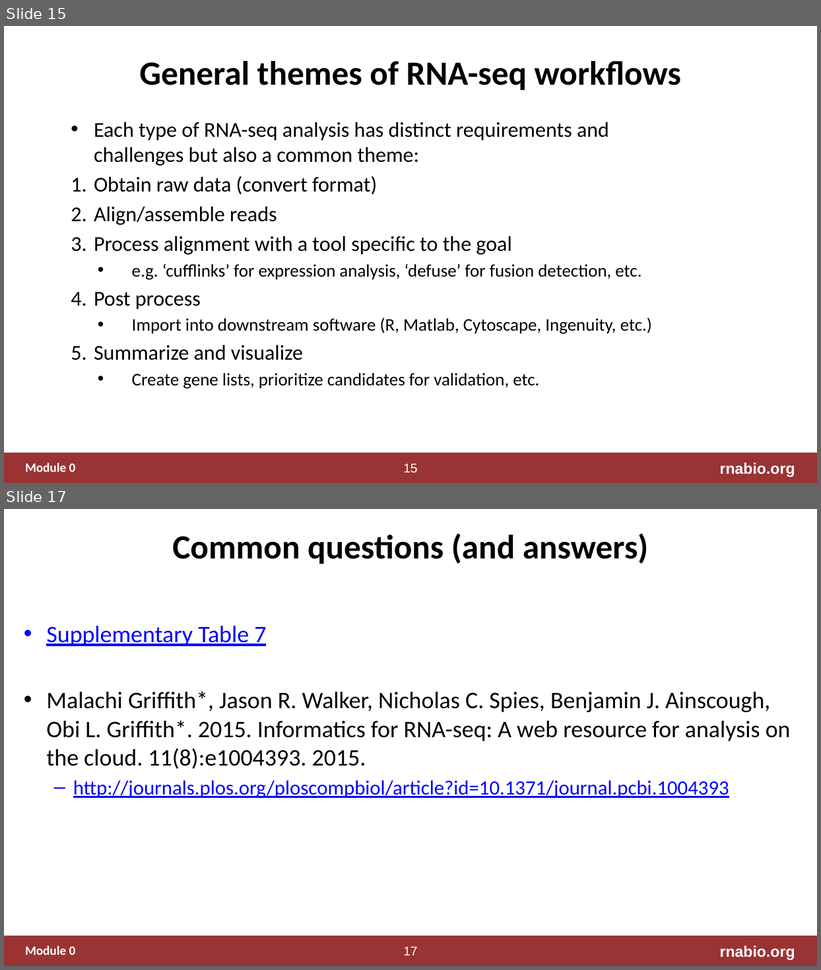
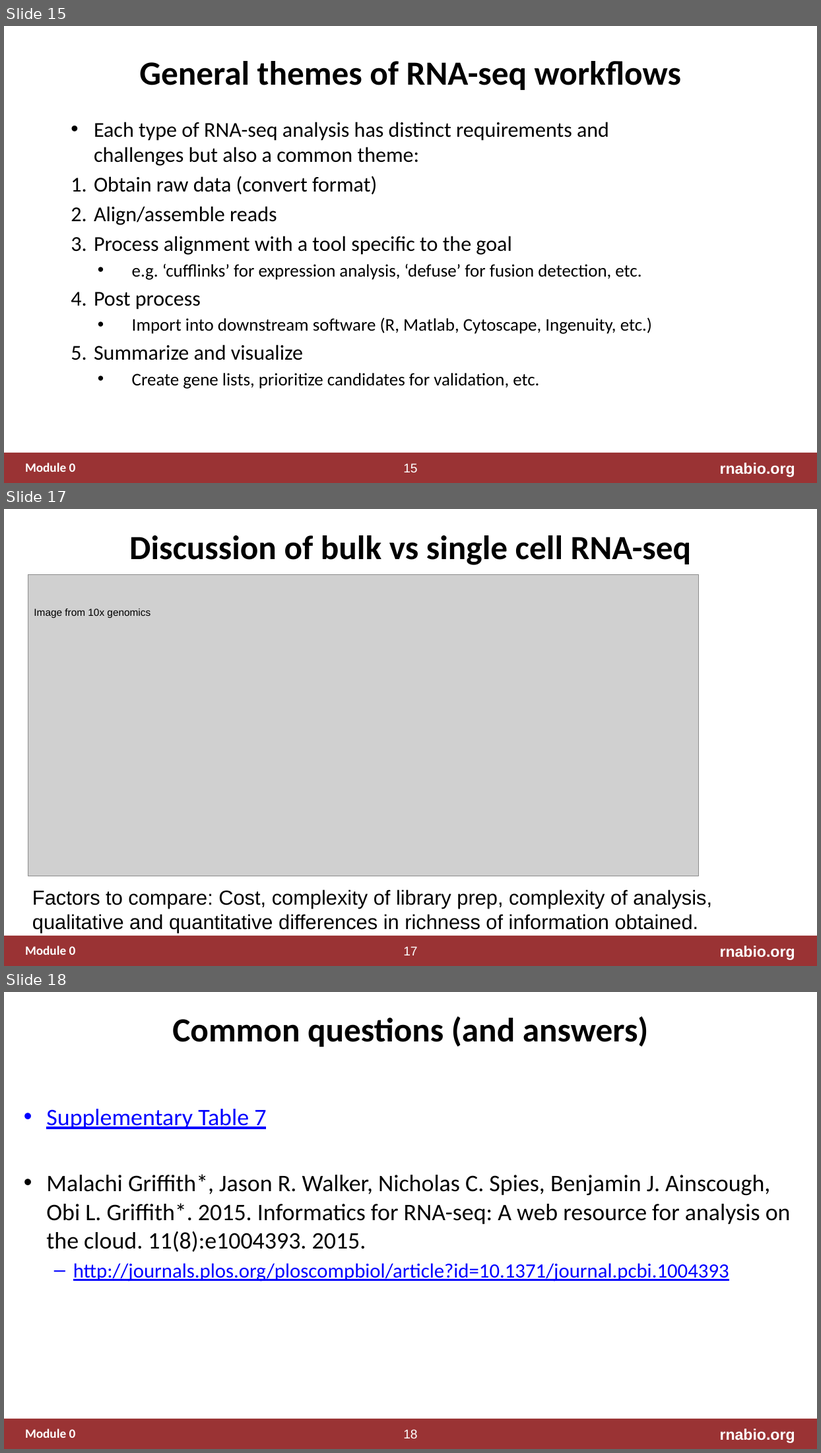
Before and after one commit to griffithlab/rnabio.org, a slide deck: assets/lectures/cshl/2022/full/RNASeq_Module1_IntrotoRNA.pptx. Shown one above the other, each under a label of ours: slides 15 and 17 before the commit, slides 15, 17 and 18 after it; the slides between them are not shown. The pictures are 821x970 and 821x1453 pixels, drawn with LibreOffice and Linux fonts; fonts in the diff are those of the drawing; grey boxes stand for pictures. Boxes give left, top, right and bottom in pixels: in the first picture for what was removed or moved away, otherwise in the second. Text is boxed around its words. In the diff, an @@ line names an element or a change of style, - is before the commit and + after.

```diff
--- a/assets/lectures/cshl/2022/full/RNASeq_Module1_IntrotoRNA.pptx
+++ b/assets/lectures/cshl/2022/full/RNASeq_Module1_IntrotoRNA.pptx
@@ slide 17 added at [4,509,817,966], background #FFFFFF; not listed: 4 template elements that a slide beside it also shows @@
@@ title added at [129,535,692,565], 40 pt, text #000000, bold @@
+Discussion of bulk vs single cell RNA-seq
@@ picture added at [28,574,699,876] @@
@@ text added at [34,609,151,618], 12 pt, text #000000 @@
+Image from 10x genomics
@@ text added at [32,890,712,933], 24 pt, text #000000 @@
+Factors to compare: Cost, complexity of library prep, complexity of analysis, qualitative and quantitative differences in richness of information obtained.
@@ what was slide 17 is now slide 18 @@
@@ page number at [403,1430,417,1439]: text changed @@
-17
+18
```
Also in this commit, not shown: 2 slides changed, 1 other file.
